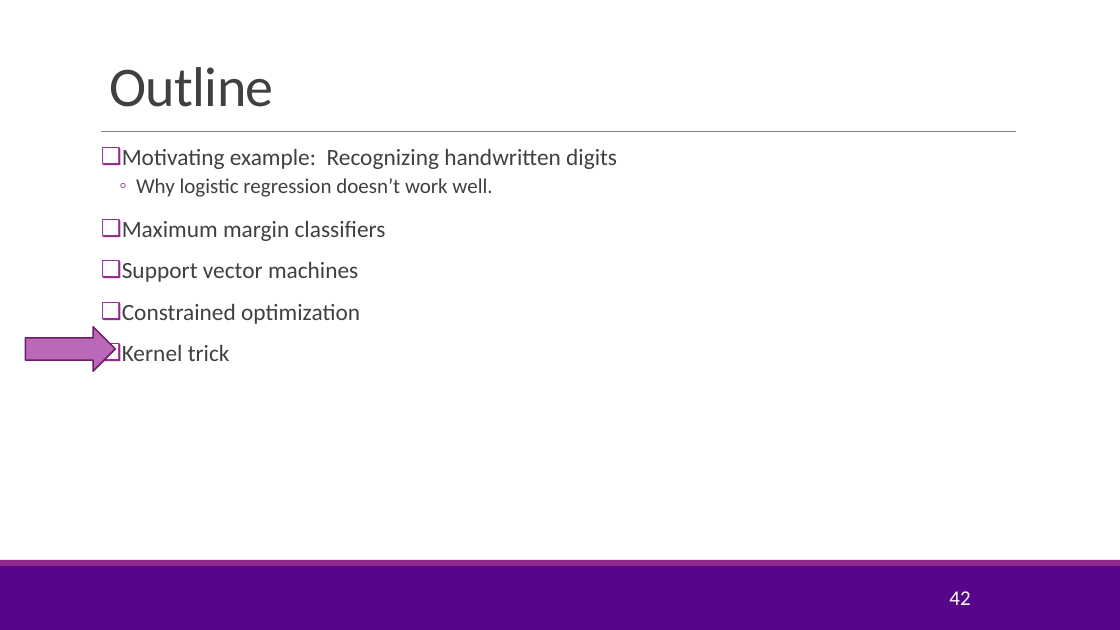
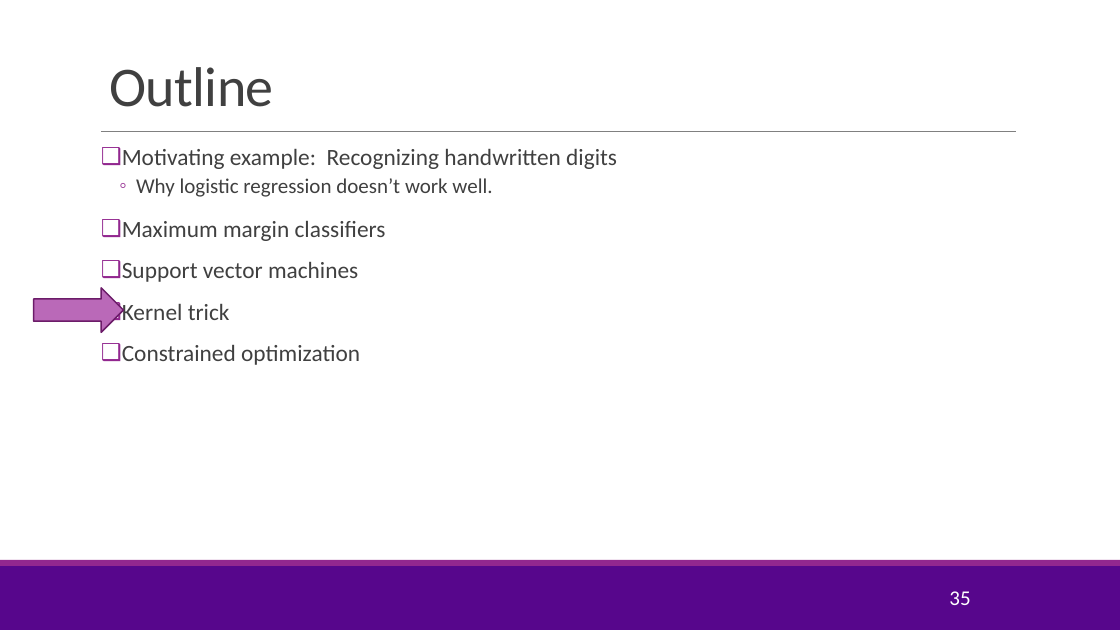
Before and after one commit to sdrangan/introml, a slide deck: slide 35 of lectures/Lect08_SVM.pptx (slide 42 before the commit). Drawn at 1120x630 pixels with LibreOffice and Linux fonts; fonts in the diff are those of the drawing; background and template pictures are left out. Boxes give left, top, right and bottom in pixels: in the first picture for what was removed or moved away, otherwise in the second. Text is boxed around its words. In the diff, an @@ line names an element or a change of style, - is before the commit and + after.

```diff
--- a/lectures/Lect08_SVM.pptx
+++ b/lectures/Lect08_SVM.pptx
@@ right arrow: place and size @@
-right arrow at (25, 327, 115, 371)
+right arrow at (34, 288, 124, 333)
@@ text at (122, 304, 230, 320): paragraph added @@
+❑ Kernel trick
@@ text at (122, 345, 230, 361): paragraph removed @@
-❑ Kernel trick
@@ page number at (949, 591, 970, 605): text changed @@
-42
+35
```
Also in this commit, not shown: 17 other slides changed, 6 slides added, 1 slide removed, 2 other files.
